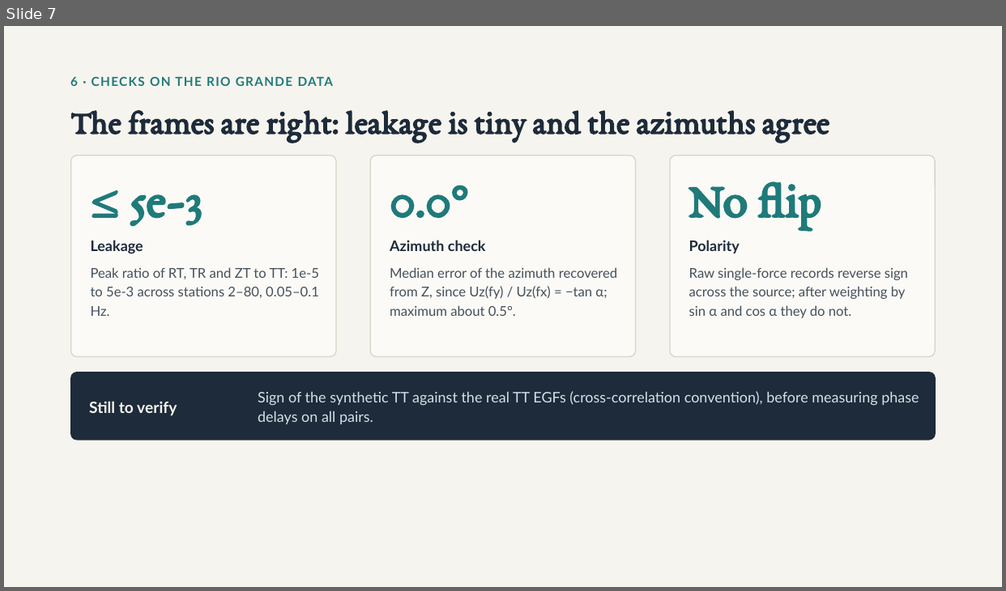
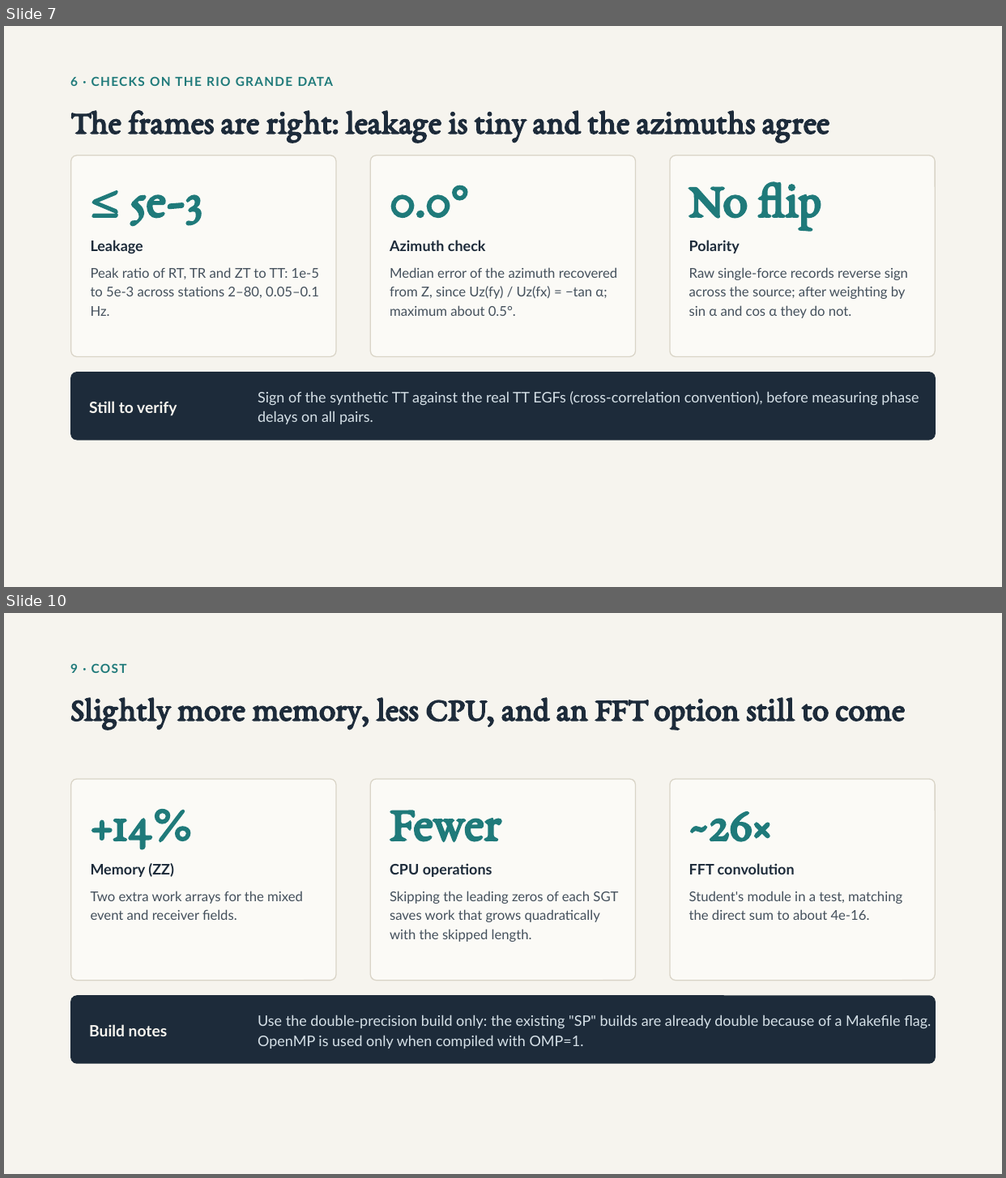
Before and after one commit to xtyangpsp/FWANT, a slide deck: Project_template/tomography_TT/FWANT_TT_notes.pptx. Shown one above the other, each under a label of ours: slide 7 before the commit, slides 7 and 10 after it; the slides between them are not shown. The pictures are 1006x591 and 1006x1178 pixels, drawn with LibreOffice and Linux fonts; fonts in the diff are those of the drawing. Boxes give left, top, right and bottom in pixels: in the first picture for what was removed or moved away, otherwise in the second. Text is boxed around its words. In the diff, an @@ line names an element or a change of style, - is before the commit and + after.

```diff
--- a/Project_template/tomography_TT/FWANT_TT_notes.pptx
+++ b/Project_template/tomography_TT/FWANT_TT_notes.pptx
@@ slide 10 added at <box>4,613,1002,1174</box>, background #F6F4EE @@
@@ text added at <box>70,663,127,673</box>, 12 pt, text #1F7A7A, bold @@
+9 · COST
@@ title added at <box>70,697,906,729</box>, 32 pt, text #1D2B3A, bold @@
+Slightly more memory, less CPU, and an FFT option still to come
@@ rounded rectangle added at <box>71,779,336,981</box>, fill #FBFAF6, outline #D9D4C7 1 pt @@
@@ rounded rectangle added at <box>371,779,636,981</box>, fill #FBFAF6, outline #D9D4C7 1 pt @@
@@ rounded rectangle added at <box>671,779,936,981</box>, fill #FBFAF6, outline #D9D4C7 1 pt @@
@@ text added at <box>91,809,192,850</box>, 48 pt, text #1F7A7A, bold @@
++14%
@@ text added at <box>390,810,501,843</box>, 48 pt, text #1F7A7A, bold @@
+Fewer
@@ text added at <box>689,811,772,842</box>, 48 pt, text #1F7A7A, bold @@
+~26×
@@ text added at <box>91,863,174,877</box>, 14 pt, text #1D2B3A, bold @@
+Memory (ZZ)
@@ text added at <box>390,863,492,877</box>, 14 pt, text #1D2B3A, bold @@
+CPU operations
@@ text added at <box>689,863,795,875</box>, 14 pt, text #1D2B3A, bold @@
+FFT convolution
@@ text added at <box>91,891,303,920</box>, 13 pt, text #44505C @@
+Two extra work arrays for the mixed event and receiver fields.
@@ text added at <box>390,891,618,942</box>, 13 pt, text #44505C @@
+Skipping the leading zeros of each SGT saves work that grows quadratically with the skipped length.
@@ text added at <box>689,891,902,920</box>, 13 pt, text #44505C @@
+Student's module in a test, matching the direct sum to about 4e-16.
@@ rounded rectangle added at <box>70,995,936,1063</box>, fill #1D2B3A @@
@@ text added at <box>89,1024,168,1037</box>, 15 pt, text #F6F4EE, bold @@
+Build notes
@@ text added at <box>258,1015,931,1049</box>, 14 pt, text #D5E0E7 @@
+Use the double-precision build only: the existing "SP" builds are already double because of a Makefile flag. OpenMP is used only when compiled with OMP=1.
```
Also in this commit, not shown: 2 slides changed, 2 other slides added.
